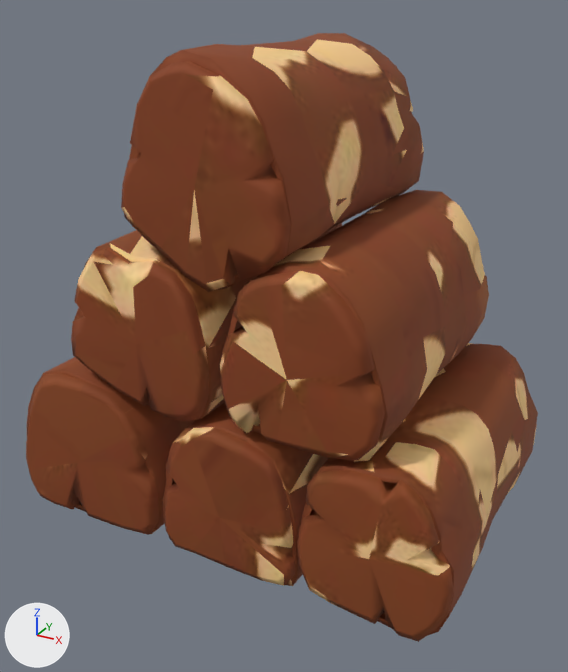
A saved change to the glTF model play/chichicamp/models/woodpile.glb.
The view is the same before and after, from a 50 mm lens placed at (0.757, -1.378, 0.582), pointed at (0.017, -0.033, -0.09). The lights are fixed; the arrows at lower left show +X, +Y and +Z. The first picture is the older version. Vertices at exactly the same position are counted once.
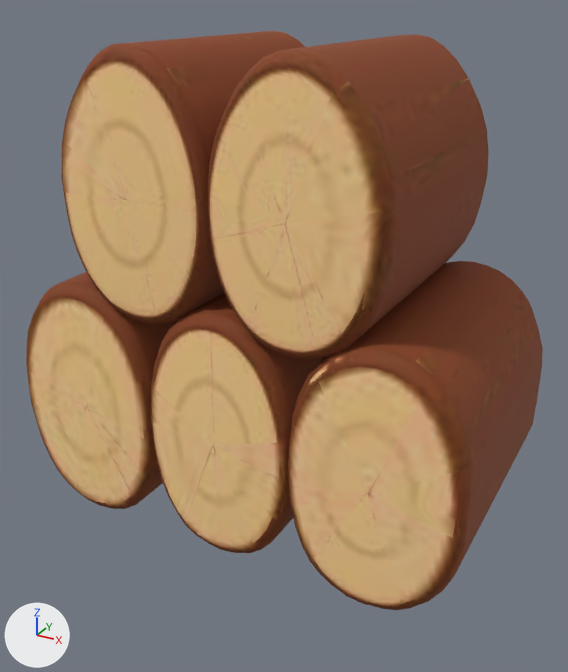
The change in detail:
me_mesh_0 is used by ob_mesh_0; location (0.0, 0.0, 0.0).
me_mesh_0 had 2144 vertices, 3980 faces and spanned x -0.5..0.5, y -0.325..0.33, z -0.5..0.5.
me_mesh_0 now has 2166 vertices, 4292 faces and spans x -0.5..0.5, y -0.286..0.288, z -0.5..0.5.
me_mesh_0 part 1: the loose piece of 201 vertices spanning x -0.5..-0.125, y -0.307..0.314, z -0.5..-0.135 is rebuilt with 296 vertices and now spans x -0.5..-0.153, y -0.286..0.288, z -0.5..0.042.
me_mesh_0 part 2: the loose piece of 199 vertices spanning x -0.17..0.191, y -0.304..0.307, z 0.097..0.5 is rebuilt with 290 vertices and now spans x -0.007..0.339, y -0.285..0.284, z -0.018..0.5.
me_mesh_0 part 3: the loose piece of 187 vertices spanning x 0.19..0.5, y -0.307..0.311, z -0.498..-0.164 is rebuilt with 297 vertices and now spans x 0.151..0.5, y -0.286..0.288, z -0.5..0.041.
me_mesh_0 part 4: the loose piece of 186 vertices spanning x -0.133..0.204, y -0.304..0.31, z -0.5..-0.158 is rebuilt with 296 vertices and now spans x -0.166..0.164, y -0.284..0.286, z -0.5..0.041.
me_mesh_0 part 5: the loose piece of 164 vertices spanning x 0.197..0.5, y -0.324..0.326, z -0.498..-0.17 is rebuilt with 142 vertices and now spans x 0.165..0.49, y -0.282..0.283, z -0.486..0.026.
me_mesh_0 part 6: the loose piece of 160 vertices spanning x -0.5..-0.132, y -0.325..0.33, z -0.498..-0.152 is rebuilt with 144 vertices and now spans x -0.491..-0.167, y -0.281..0.283, z -0.485..0.026.
me_mesh_0 part 7: the loose piece of 157 vertices spanning x -0.114..0.194, y -0.325..0.328, z -0.492..-0.175 is rebuilt with 141 vertices and now spans x -0.152..0.15, y -0.28..0.281, z -0.486..0.027.
me_mesh_0 part 8: a new loose piece of 292 vertices spanning x -0.34..0.002, y -0.286..0.285, z -0.017..0.5, in mat_material_0 (picture img_image_0).
me_mesh_0 part 9: 890 vertices removed from x -0.326..0.369, y -0.323..0.327, z -0.187..0.482.
Other edits to the shape of me_mesh_0 do not show in these pictures.

Boxes [x1, y1, x2, y2] around the edits, measured in the pictures (568 x 672 px):
'Mesh_0', reshaped
    before: [26, 33, 538, 642]
    after: [26, 31, 543, 610]
part 1 of me_mesh_0, rebuilt
    before: [27, 357, 195, 534]
    after: [26, 272, 175, 509]
part 2 of me_mesh_0, rebuilt (6% narrower, 27% taller)
    before: [124, 33, 423, 290]
    after: [208, 34, 489, 360]
part 3 of me_mesh_0, rebuilt (6% wider, 19% taller)
    before: [298, 343, 538, 635]
    after: [288, 261, 543, 610]
part 4 of me_mesh_0, rebuilt
    before: [163, 403, 328, 586]
    after: [151, 292, 324, 553]
part 5 of me_mesh_0, rebuilt
    before: [297, 424, 537, 642]
    after: [305, 360, 342, 389]
part 6 of me_mesh_0, rebuilt (not visible afterwards)
    before: [26, 373, 159, 535]
part 7 of me_mesh_0, rebuilt (not visible afterwards)
    before: [164, 427, 295, 586]
part 8 of me_mesh_0, added (brown)
    after: [61, 31, 305, 325]
part 9 of me_mesh_0, deleted (brown)
    before: [71, 45, 489, 462]
